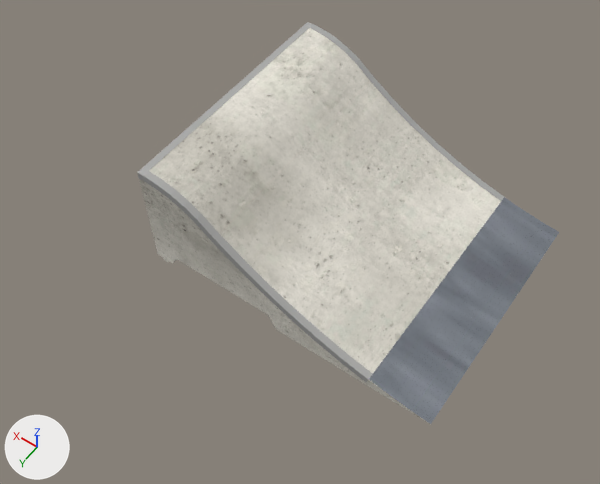
An edit to the glTF model public/katalog/modelle/jump-ramp-sjr-60.gltf, drawn before and after from the same camera.
The view is the same before and after, from a camera (50 mm lens) standing at (-1.2, 2.18, 3.18) and looking at (0.19, 0.23, 0.11). Lighting does not change. The marker at lower left points along +X, +Y and +Z. The picture after the commit comes second. Vertices at exactly the same position are counted once.

In view in the first picture: 'SK0185_Jump-Ramp_SJR-60.001'.
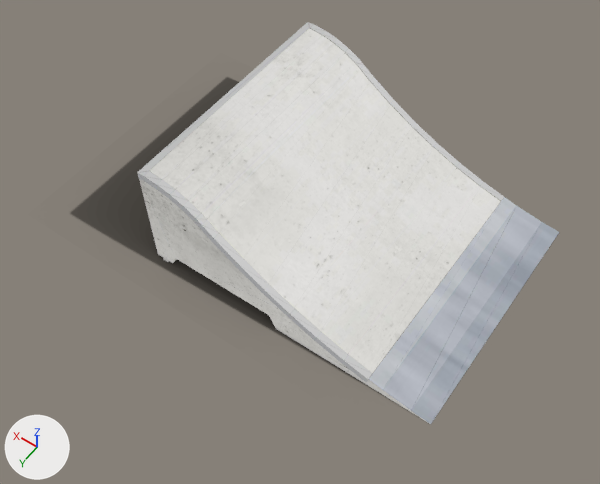
Where the change shows, as pixel boxes [x1, y1, x2, y2] in the pictures (600 x 484 px):
'SK0185_Jump-Ramp_SJR-60.001', surface changed: [137, 22, 559, 424] in both
'Schatten', added: after [71, 78, 428, 423]
part 1 of me_sk0185_jump_ramp_sjr_60_001, surface changed: [137, 22, 551, 411] in both

The change, as a list of edits to the scene's bpy script:
```text
Add img_jump_ramp_sjr_60_licht:
    img_jump_ramp_sjr_60_licht = load_image('jump-ramp-sjr-60_licht', 'texturen/jump-ramp-sjr-60_licht.jpg', 2048, 2048, 'sRGB')
Add img_jump_ramp_sjr_60_schatten:
    img_jump_ramp_sjr_60_schatten = load_image('jump-ramp-sjr-60_schatten', 'texturen/jump-ramp-sjr-60_schatten.png', 444, 305, 'sRGB')
Change mat_beton_web_066:
    remove # nodes: BsdfPrincipled, NormalMap, OutputMaterial, TexImage x2, UVMap x2
    remove # uses the picture img_jump_ramp_sjr_60_farbe
    remove # uses the picture img_jump_ramp_sjr_60_normal
    nodes: BsdfTransparent, Emission, LightPath, MixShader, OutputMaterial, TexImage, UVMap
    uses the picture img_jump_ramp_sjr_60_licht
Change mat_stahl_web_054:
    remove # nodes: BsdfPrincipled, NormalMap, OutputMaterial, TexImage x2, UVMap x2
    remove # uses the picture img_jump_ramp_sjr_60_farbe
    remove # uses the picture img_jump_ramp_sjr_60_normal
    nodes: BsdfTransparent, Emission, LightPath, MixShader, OutputMaterial, TexImage, UVMap
    uses the picture img_jump_ramp_sjr_60_licht
Change mat_kantenwinkel_web_041:
    remove # nodes: BsdfPrincipled, NormalMap, OutputMaterial, TexImage x2, UVMap x2
    remove # uses the picture img_jump_ramp_sjr_60_farbe
    remove # uses the picture img_jump_ramp_sjr_60_normal
    nodes: BsdfTransparent, Emission, LightPath, MixShader, OutputMaterial, TexImage, UVMap
    uses the picture img_jump_ramp_sjr_60_licht
Add mat_schatten_060:
    mat_schatten_060 = bpy.data.materials.new('Schatten.060')
    # uses the picture img_jump_ramp_sjr_60_schatten
Change me_sk0185_jump_ramp_sjr_60_001:
    where me_sk0185_jump_ramp_sjr_60_001.from_pydata(...)  # 201 vertices, 242 faces; spans x -0.76..0.76, y -0.63..0.63, z 0.0..0.58
    used by ob_sk0185_jump_ramp_sjr_60_001; location = (0.0, 0.0, 0.0)
    me_sk0185_jump_ramp_sjr_60_001 part 1: 120 kept faces spanning x -0.76..0.76, y -0.63..0.63, z 0.0..0.58 get new texture (UV) coordinates
Add me_schatten:
    me_schatten.from_pydata(...)  # 4 vertices, 2 faces; spans x -0.78..1.44, y -0.72..0.81, z 0.0
    me_schatten.materials.append(mat_schatten_060)
Add ob_schatten:
    ob_schatten = bpy.data.objects.new('Schatten', me_schatten)
    ob_schatten.location = (0.0, 0.0, 0.0)
```
